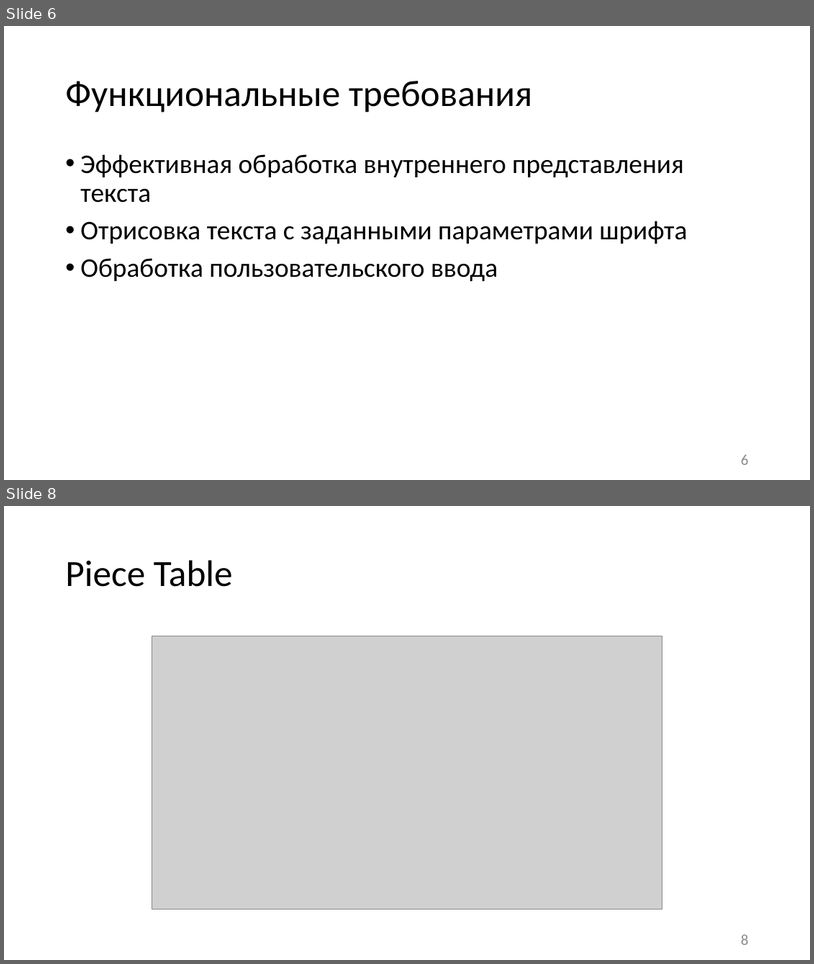
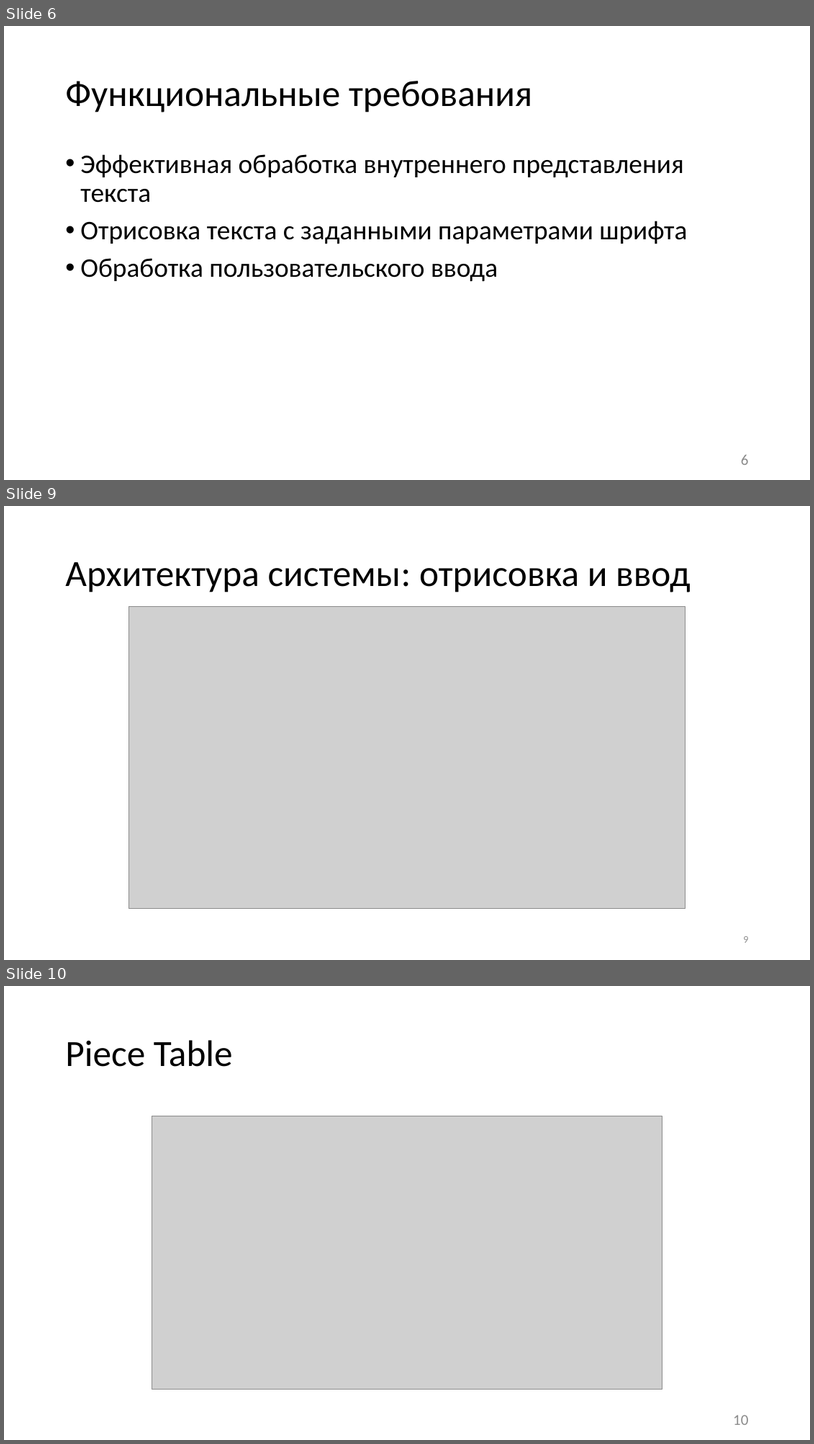
Before and after one commit to kutselabskii/diploma, a slide deck: Презентация.pptx. Shown one above the other, each under a label of ours: slides 6 and 8 before the commit, slides 6, 9 and 10 after it; the slides between them are not shown. The pictures are 814x964 and 814x1444 pixels, drawn with LibreOffice and Linux fonts; fonts in the diff are those of the drawing; grey boxes stand for pictures. Boxes give left, top, right and bottom in pixels: in the first picture for what was removed or moved away, otherwise in the second. Text is boxed around its words. In the diff, an @@ line names an element or a change of style, - is before the commit and + after.

```diff
--- a/Презентация.pptx
+++ b/Презентация.pptx
@@ slide 9 added at <box>4,506,810,960</box>, background #FFFFFF @@
@@ title added at <box>65,562,690,592</box>, 44 pt, text #000000 @@
+Архитектура системы: отрисовка и ввод
@@ picture added at <box>129,606,686,908</box> @@
@@ page number added at <box>743,936,748,942</box>, 12 pt, text #8C8C8C @@
+9
@@ what was slide 8 is now slide 10 @@
@@ page number at <box>733,1414,748,1424</box>: text changed @@
-8
+10
```
Also in this commit, not shown: 3 slides changed, 1 other slide added, 10 other files.
